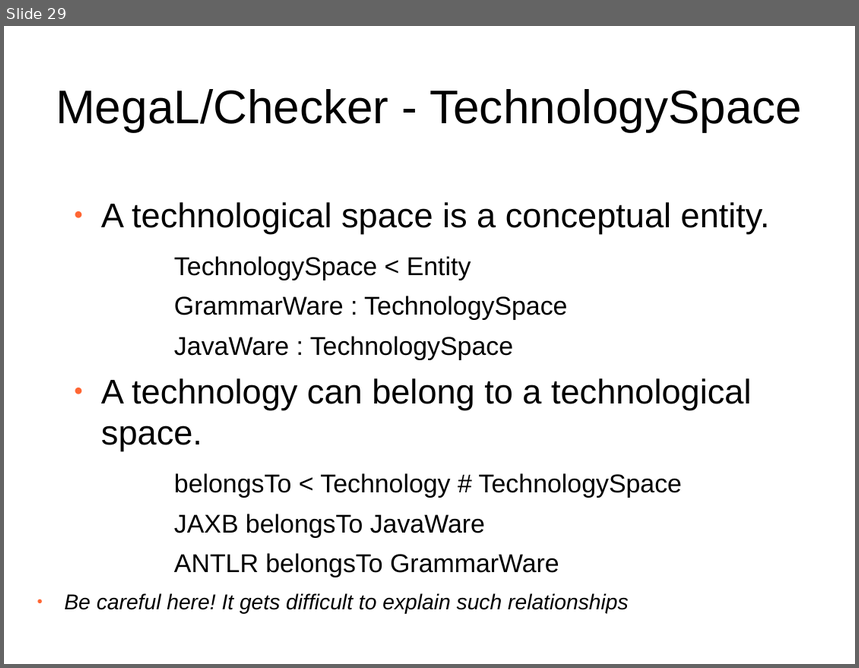
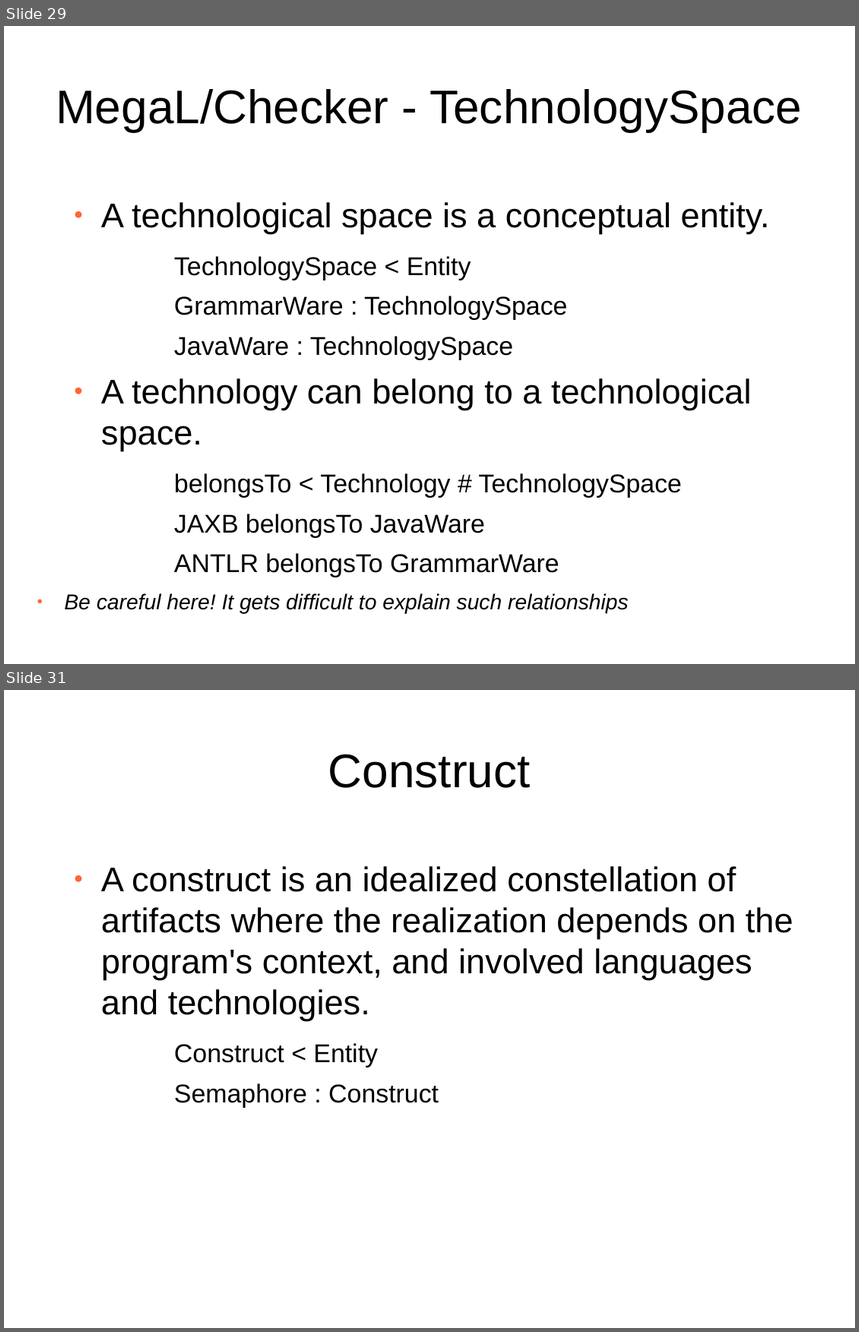
Before and after one commit to softlang/megalib, a slide deck: docs/LanguageDescription.odp. Shown one above the other, each under a label of ours: slide 29 before the commit, slides 29 and 31 after it; the slides between them are not shown. The pictures are 859x668 and 859x1332 pixels, drawn with LibreOffice and Linux fonts; fonts in the diff are those of the drawing; background and template pictures are left out. Boxes give left, top, right and bottom in pixels: in the first picture for what was removed or moved away, otherwise in the second. Text is boxed around its words. In the diff, an @@ line names an element or a change of style, - is before the commit and + after.

```diff
--- a/docs/LanguageDescription.odp
+++ b/docs/LanguageDescription.odp
@@ slide 31 added at [4, 690, 855, 1328], background picture (left out) @@
@@ title added at [329, 754, 530, 788], 44 pt, text #000000 @@
+Construct
@@ text added at [101, 866, 794, 1108], 32 pt, text #000000 @@
+● A construct is an idealized constellation of artifacts where the realization depends on the program's context, and involved languages and technologies.
+    − Construct < Entity
+    − Semaphore : Construct
```
Also in this commit, not shown: 1 slide changed, 1 other slide added.
